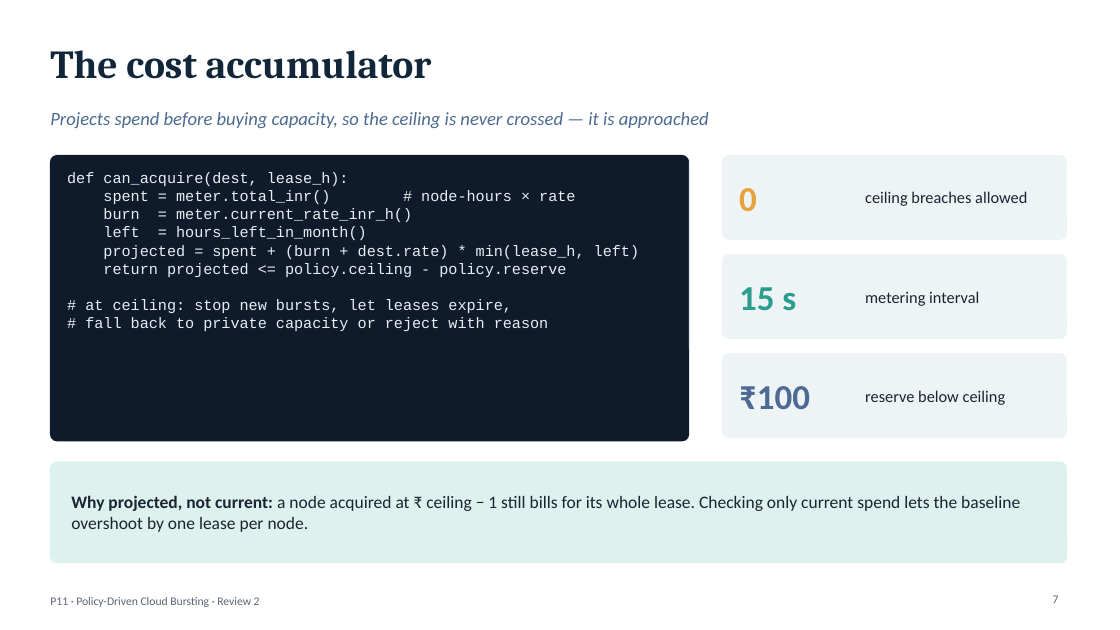
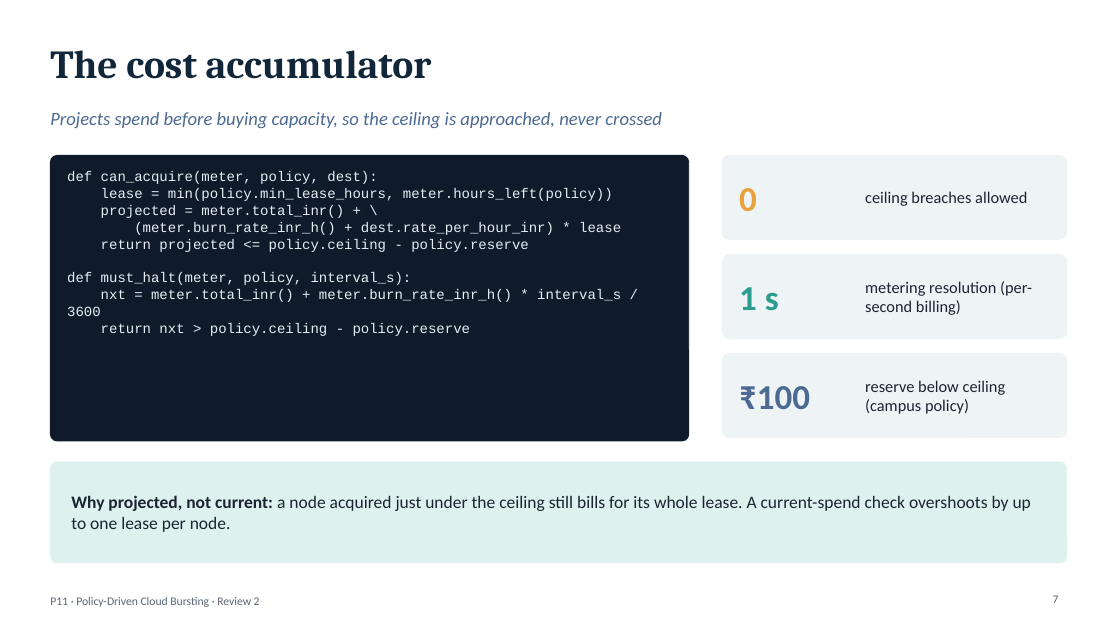
Before and after one commit to AviatorRoyal/cloud-burst, a slide deck: slide 7 of P11_Review2_Implementation_and_Results.pptx. Drawn at 1120x630 pixels with LibreOffice and Linux fonts; fonts in the diff are those of the drawing. Boxes give left, top, right and bottom in pixels: in the first picture for what was removed or moved away, otherwise in the second. Text is boxed around its words. In the diff, an @@ line names an element or a change of style, - is before the commit and + after.

Commit message:
Final decks for all three reviews and the research paper
- Review 1 and 2 rebuilt from measured testbed and simulation data
  (no placeholders); previous-review wording removed from Review 2
- Review 3 (final) deck
- Research paper (21 pages, .docx and .pdf) generated from the results

```diff
--- a/P11_Review2_Implementation_and_Results.pptx
+++ b/P11_Review2_Implementation_and_Results.pptx
@@ text at (x1=50, y1=112, x2=662, y2=128): text changed @@
-Projects spend before buying capacity, so the ceiling is never crossed — it is approached
+Projects spend before buying capacity, so the ceiling is approached, never crossed
@@ text at (x1=67, y1=171, x2=621, y2=235): text changed; size 13 to 12 pt @@
-def can_acquire(dest, lease_h):
-spent = meter.total_inr() # node-hours × rate
-burn = meter.current_rate_inr_h()
-left = hours_left_in_month()
-projected = spent + (burn + dest.rate) * min(lease_h, left)
+def can_acquire(meter, policy, dest):
+lease = min(policy.min_lease_hours, meter.hours_left(policy))
+projected = meter.total_inr() + \
+(meter.burn_rate_inr_h() + dest.rate_per_hour_inr) * lease
@@ text at (x1=101, y1=239, x2=529, y2=252): size 13 to 12 pt in "return projected <= policy.ceiling - policy.reserve" @@
@@ text at (x1=67, y1=272, x2=621, y2=336): text changed; size 13 to 12 pt @@
-# at ceiling: stop new bursts, let leases expire,
-# fall back to private capacity or reject with reason
+def must_halt(meter, policy, interval_s):
+nxt = meter.total_inr() + meter.burn_rate_inr_h() * interval_s / 3600
+return nxt > policy.ceiling - policy.reserve
@@ text at (x1=739, y1=287, x2=779, y2=311): text changed @@
-15 s
+1 s
@@ text at (x1=865, y1=281, x2=1032, y2=315): text changed @@
-metering interval
+metering resolution (per-second billing)
@@ text at (x1=865, y1=380, x2=1006, y2=414): text changed @@
-reserve below ceiling
+reserve below ceiling (campus policy)
@@ text at (x1=71, y1=495, x2=1031, y2=532): text changed @@
-Why projected, not current: a node acquired at ₹ ceiling − 1 still bills for its whole lease. Checking only current spend lets the baseline overshoot by one lease per node.
+Why projected, not current: a node acquired just under the ceiling still bills for its whole lease. A current-spend check overshoots by up to one lease per node.
```
Also in this commit, not shown: 11 other slides changed, 3 slides added, 1 slide removed, 5 other files.
